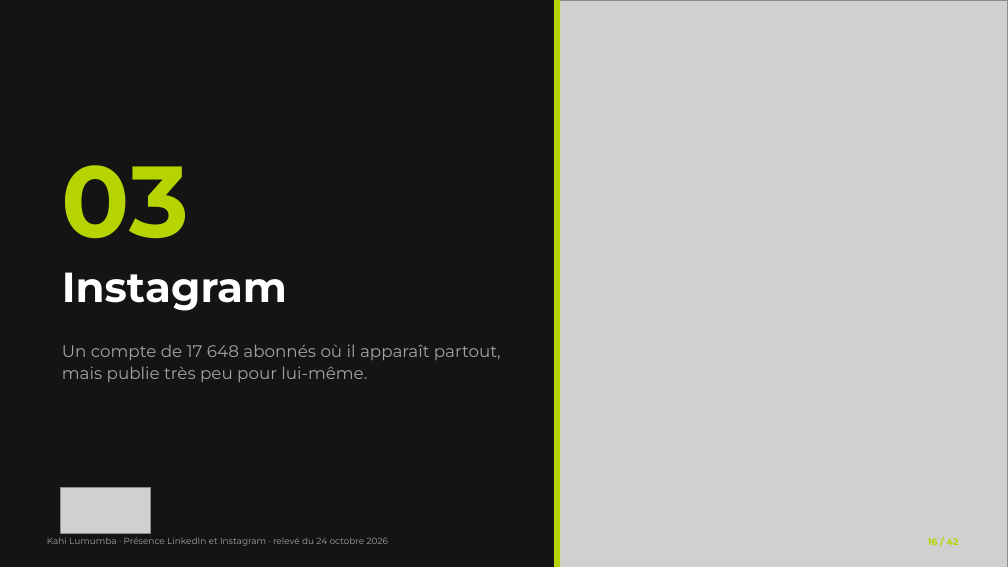
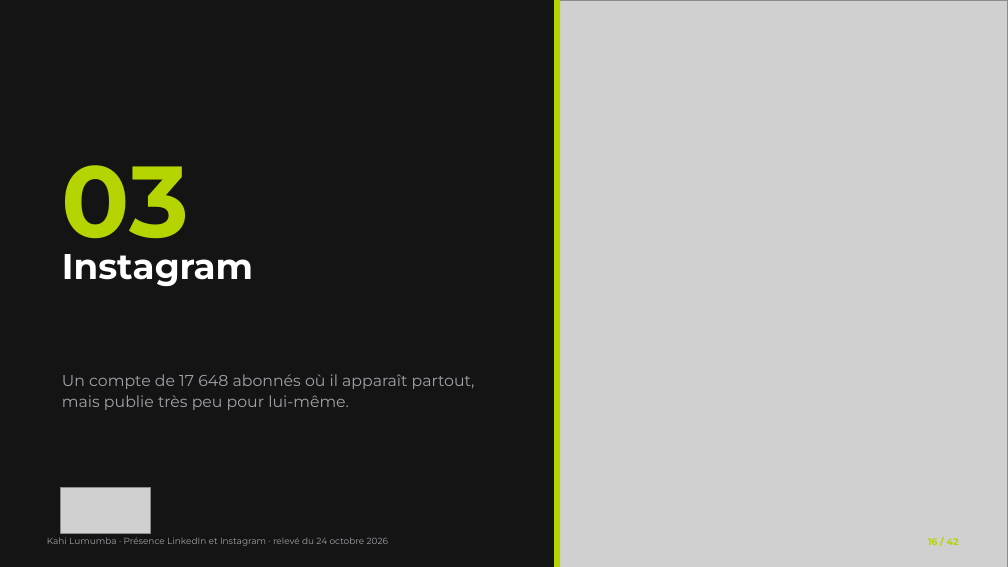
Before and after one commit to leslita06/fatima-unifood-fictif, a slide deck: slide 16 of kahi/2026-10-24_kahi-lumumba-linkedin-instagram-analyse-veille-strategie.pptx. Drawn at 1008x567 pixels with LibreOffice and Linux fonts; fonts in the diff are those of the drawing; grey boxes stand for pictures. Boxes give left, top, right and bottom in pixels: in the first picture for what was removed or moved away, otherwise in the second. Text is boxed around its words. In the diff, an @@ line names an element or a change of style, - is before the commit and + after.

```diff
--- a/kahi/2026-10-24_kahi-lumumba-linkedin-instagram-analyse-veille-strategie.pptx
+++ b/kahi/2026-10-24_kahi-lumumba-linkedin-instagram-analyse-veille-strategie.pptx
@@ text "Instagram": place and size @@
-text "Instagram" at (62,272,287,311)
+text "Instagram" at (62,254,253,287)
@@ text "Instagram" at (62,254,253,287): size 40 to 34 pt; line spacing 1.12 to 1 @@
@@ text "Un compte de 17 648 ...": place and size @@
-text "Un compte de 17 648 ..." at (62,344,501,382)
+text "Un compte de 17 648 ..." at (62,374,475,410)
@@ text "Un compte de 17 648 ..." at (62,374,475,410): size 16 to 15 pt @@
```
Also in this commit, not shown: 6 other slides changed.
